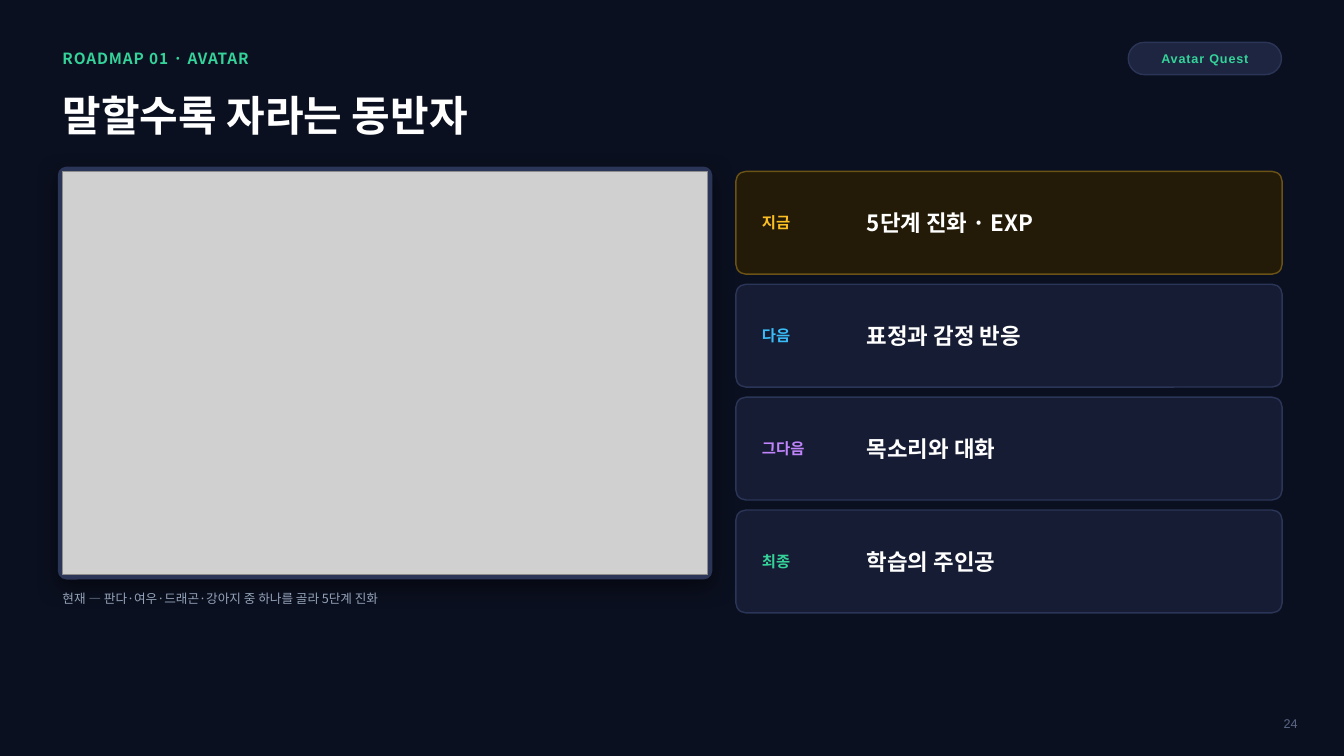
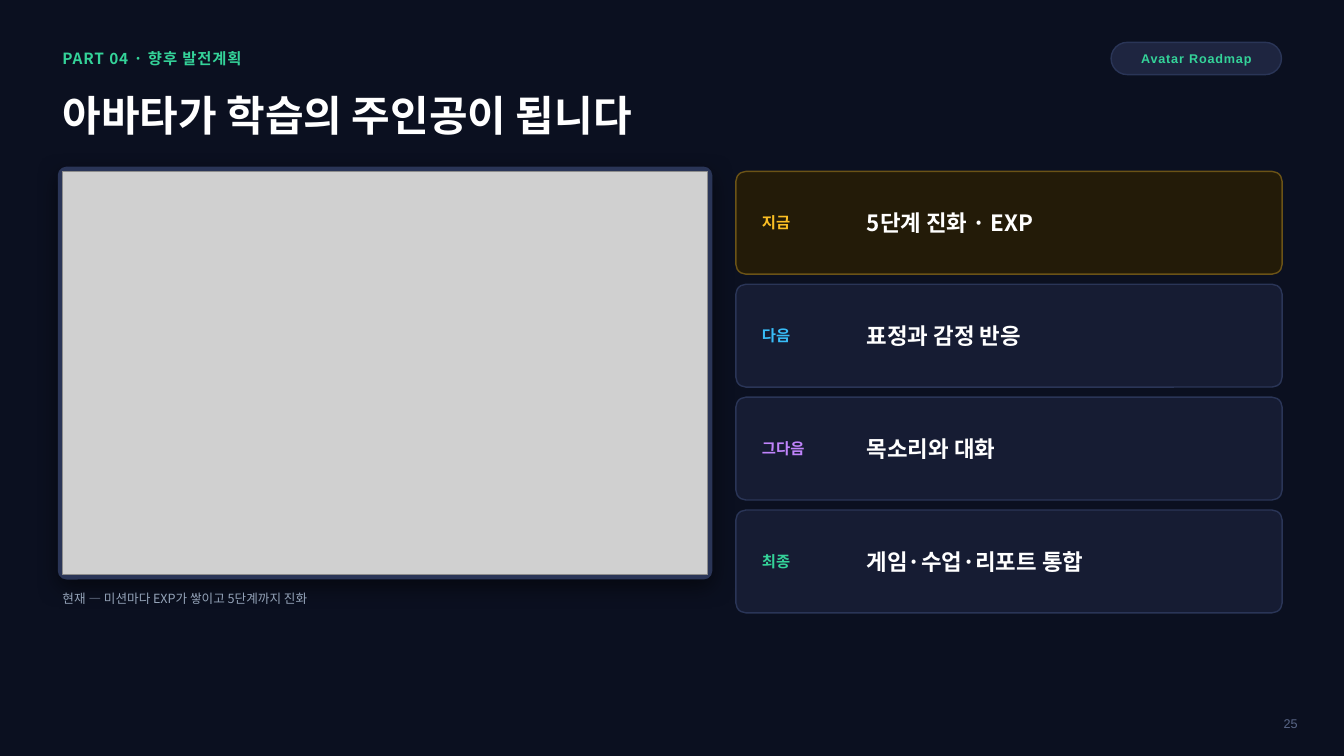
Before and after one commit to navy111p-sudo/mangoiweb, a slide deck: slide 25 of docs/MANGO_AI_안내_통합본_2026-08-17.pptx (slide 24 before the commit). Drawn at 1344x756 pixels with LibreOffice and Linux fonts; fonts in the diff are those of the drawing; grey boxes stand for pictures; background and template pictures are left out. Boxes give left, top, right and bottom in pixels: in the first picture for what was removed or moved away, otherwise in the second. Text is boxed around its words. In the diff, an @@ line names an element or a change of style, - is before the commit and + after.

```diff
--- a/docs/MANGO_AI_안내_통합본_2026-08-17.pptx
+++ b/docs/MANGO_AI_안내_통합본_2026-08-17.pptx
@@ text at [62,51,241,66]: text changed @@
-ROADMAP 01 · AVATAR
+PART 04 · 향후 발전계획
@@ rounded rectangle: place and size @@
-rounded rectangle at [1128,42,1281,75]
+rounded rectangle at [1111,42,1281,75]
@@ text at [1141,54,1251,66]: text changed @@
-Avatar Quest
+Avatar Roadmap
@@ text at [63,95,632,135]: text changed @@
-말할수록 자라는 동반자
+아바타가 학습의 주인공이 됩니다
@@ text at [867,551,1083,572]: text changed @@
-학습의 주인공
+게임·수업·리포트 통합
@@ text at [62,592,307,604]: text changed @@
-현재 — 판다·여우·드래곤·강아지 중 하나를 골라 5단계 진화
+현재 — 미션마다 EXP가 쌓이고 5단계까지 진화
@@ text at [1284,719,1298,728]: text changed @@
-24
+25
```
Also in this commit, not shown: 9 other slides changed, 18 slides added, 18 slides removed.
